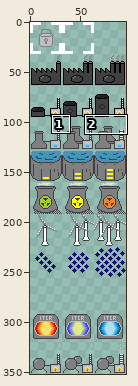
One commit to this sprite sheet: web_src/assets/sprites/factories/factories.png. The picture above shows the old version from afar; the outline marks the close-up.
Close-up. As it was:
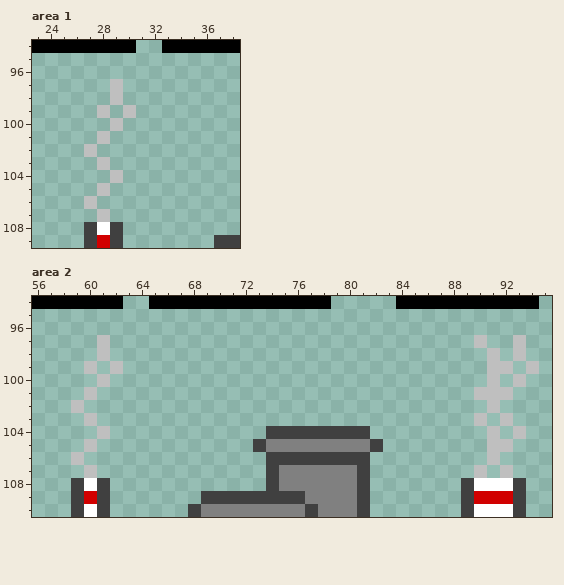
The file is 96x352 pixels. Colours within 5 levels of each other are drawn and written as one. Shown: area 1: x 23..38, y 94..109; area 2: x 56..95, y 94..110. The commit also changed other parts of the picture, which this record leaves out.
Once edited:
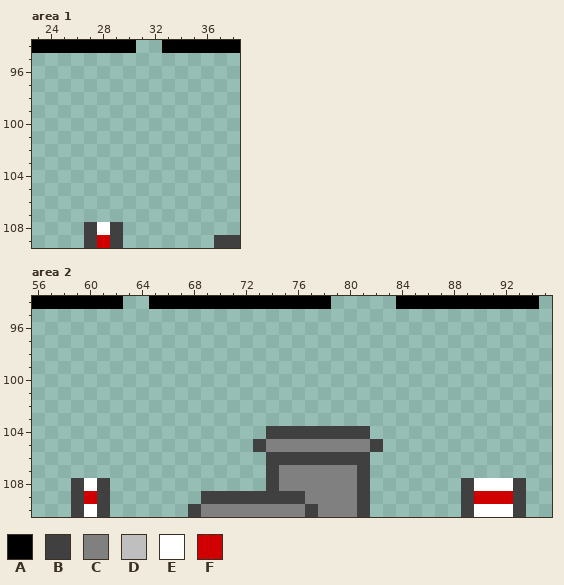
Palette (. is transparent): A #000000  B #404040  C #808080  D #bfbfbf  E #ffffff  F #d10000
Diff:
Area 1:
Colour D is removed in rows 97 to 98 at x 29; in row 99 at x 28 and 30; in row 100 at x 29; in row 101 at x 28; in row 102 at x 27; in row 103 at x 28.
Colour D is removed in row 104 at x 29; in row 105 at x 28; in row 106 at x 27; in row 107 at x 28.
Area 2:
Colour D is removed in row 97 at x 61, 90 and 93; in row 98 at x 61, 91 and 93; in row 99 at x 60, 62, 91 to 92 and 94; in row 100 at x 61, 91 and 93; in row 101 at x 60 and 90 to 92; in row 102 at x 59 and 91.
Colour D is removed in row 103 at x 60, 90 and 92; in row 104 at x 61, 91 and 93; in row 105 at x 60 and 91 to 92; in row 106 at x 59 and 91; in row 107 at x 60, 90 and 92.
